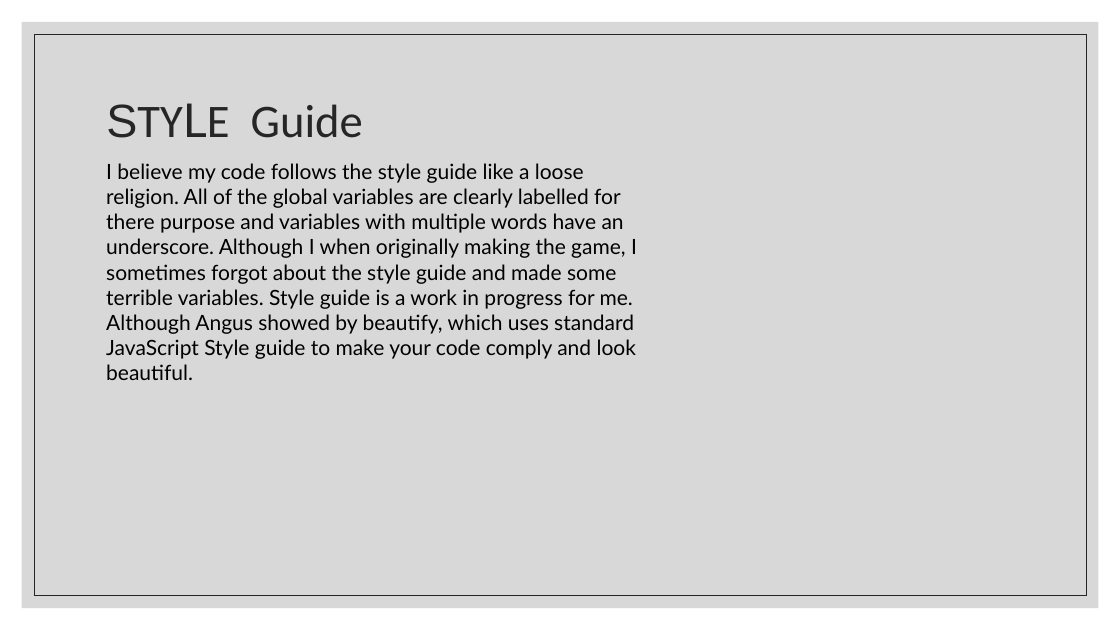
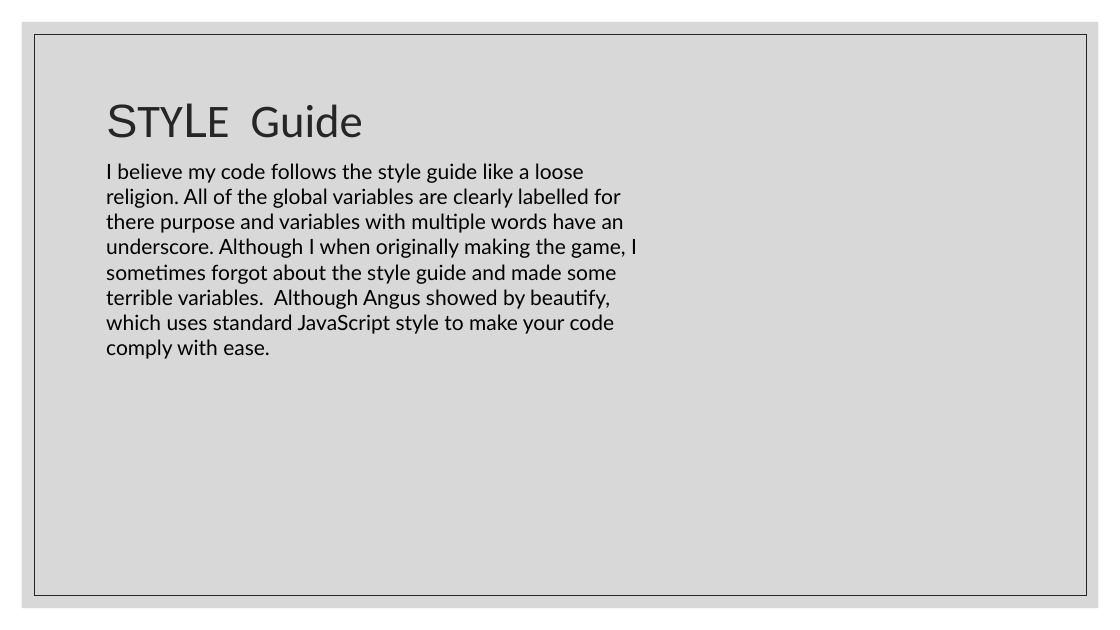
Before and after one commit to CalCal29/BattleShips, a slide deck: slide 11 of Not Code Related/Battleships PowerPoint.pptx. Drawn at 1120x630 pixels with LibreOffice and Linux fonts; fonts in the diff are those of the drawing. Boxes give left, top, right and bottom in pixels: in the first picture for what was removed or moved away, otherwise in the second. Text is boxed around its words. In the diff, an @@ line names an element or a change of style, - is before the commit and + after.

```diff
--- a/Not Code Related/Battleships PowerPoint.pptx
+++ b/Not Code Related/Battleships PowerPoint.pptx
@@ text at [106, 163, 637, 359]: text changed @@
-I believe my code follows the style guide like a loose religion. All of the global variables are clearly labelled for there purpose and variables with multiple words have an underscore. Although I when originally making the game, I sometimes forgot about the style guide and made some terrible variables. Style guide is a work in progress for me. Although Angus showed by beautify, which uses standard JavaScript Style guide to make your code comply and look beautiful.
+I believe my code follows the style guide like a loose religion. All of the global variables are clearly labelled for there purpose and variables with multiple words have an underscore. Although I when originally making the game, I sometimes forgot about the style guide and made some terrible variables. Although Angus showed by beautify, which uses standard JavaScript style to make your code comply with ease.
```
Also in this commit, not shown: 3 other slides changed.
